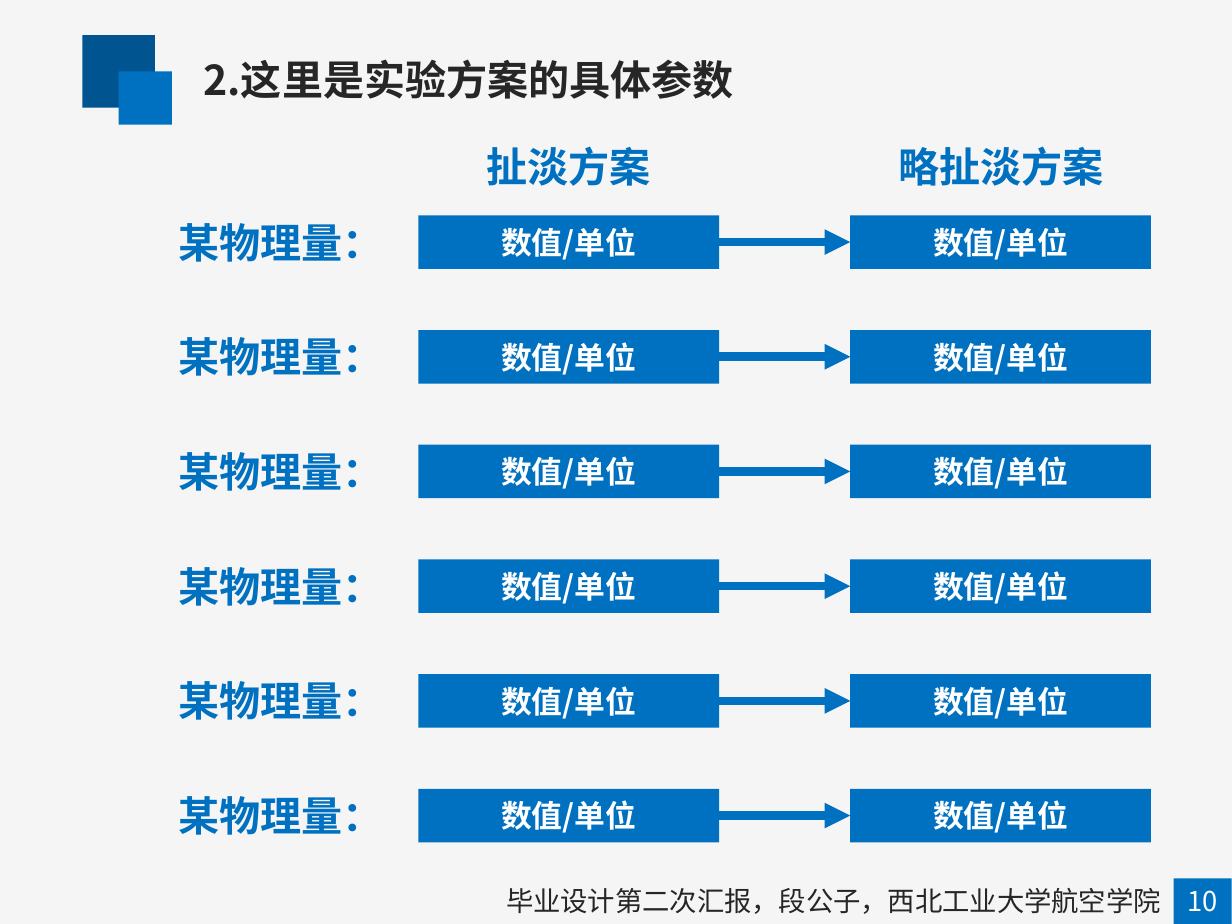
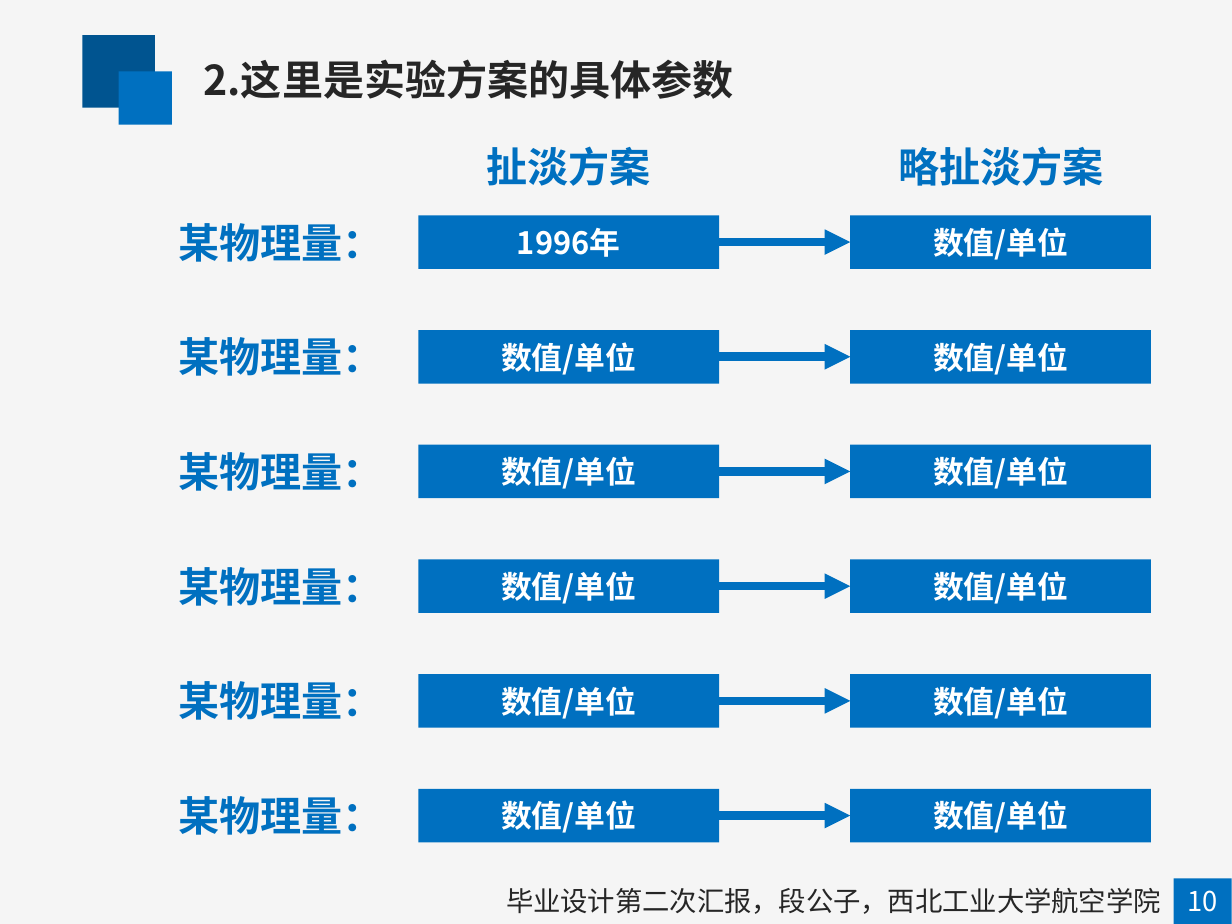
Before and after one commit to mapengfei-nwpu/ant, a slide deck: slide 10 of 蚁群优化算法.pptx. Drawn at 1232x924 pixels with LibreOffice and Linux fonts; fonts in the diff are those of the drawing. Boxes give left, top, right and bottom in pixels: in the first picture for what was removed or moved away, otherwise in the second. Text is boxed around its words. In the diff, an @@ line names an element or a change of style, - is before the commit and + after.

```diff
--- a/蚁群优化算法.pptx
+++ b/蚁群优化算法.pptx
@@ text in rectangle at (517,228,621,257): text changed @@
-数值/单位
+1996年
```
Also in this commit, not shown: 2 other slides changed, 1 slide added, 1 slide removed, 26 other files.
